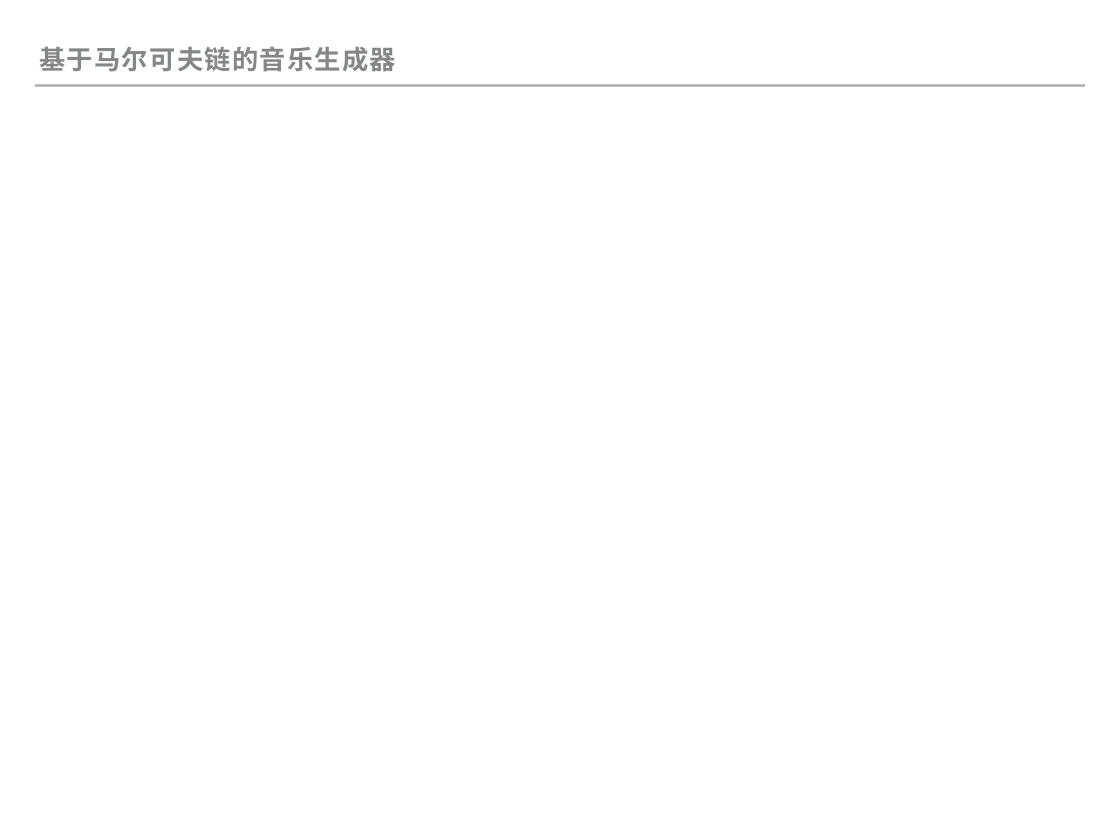
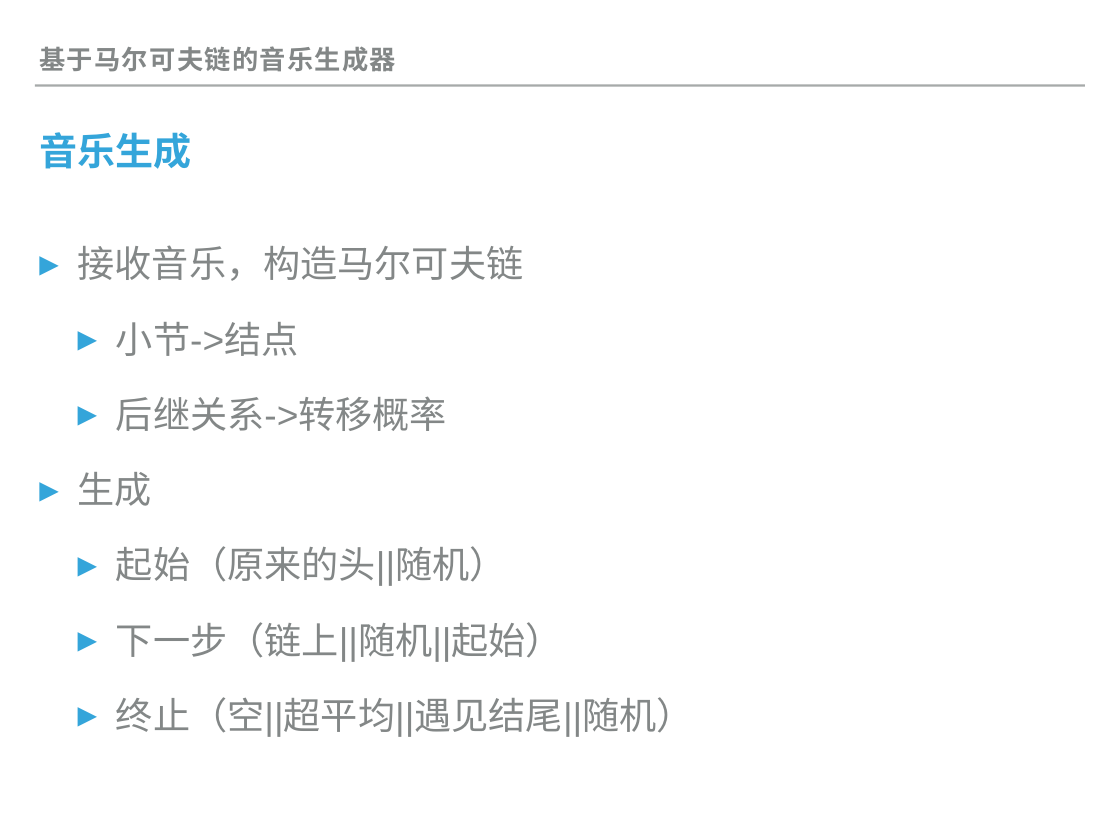
Before and after one commit to eggry/JavaComposer, a slide deck: slide 7 of 立项ppt/report.pptx. Drawn at 1120x840 pixels with LibreOffice and Linux fonts; fonts in the diff are those of the drawing. Boxes give left, top, right and bottom in pixels: in the first picture for what was removed or moved away, otherwise in the second. Text is boxed around its words. In the diff, an @@ line names an element or a change of style, - is before the commit and + after.

```diff
--- a/立项ppt/report.pptx
+++ b/立项ppt/report.pptx
@@ title added at (39,132,191,169), 34.8 pt, text #34A5DA, bold @@
+音乐生成
@@ text added at (78,245,694,737), 34 pt, text #838787 @@
+▸ 接收音乐，构造马尔可夫链
+  ▸ 小节->结点
+  ▸ 后继关系->转移概率
+▸ 生成
+  ▸ 起始（原来的头||随机）
+  ▸ 下一步（链上||随机||起始）
+  ▸ 终止（空||超平均||遇见结尾||随机）
```
Also in this commit, not shown: 3 other slides changed, 23 other files.
